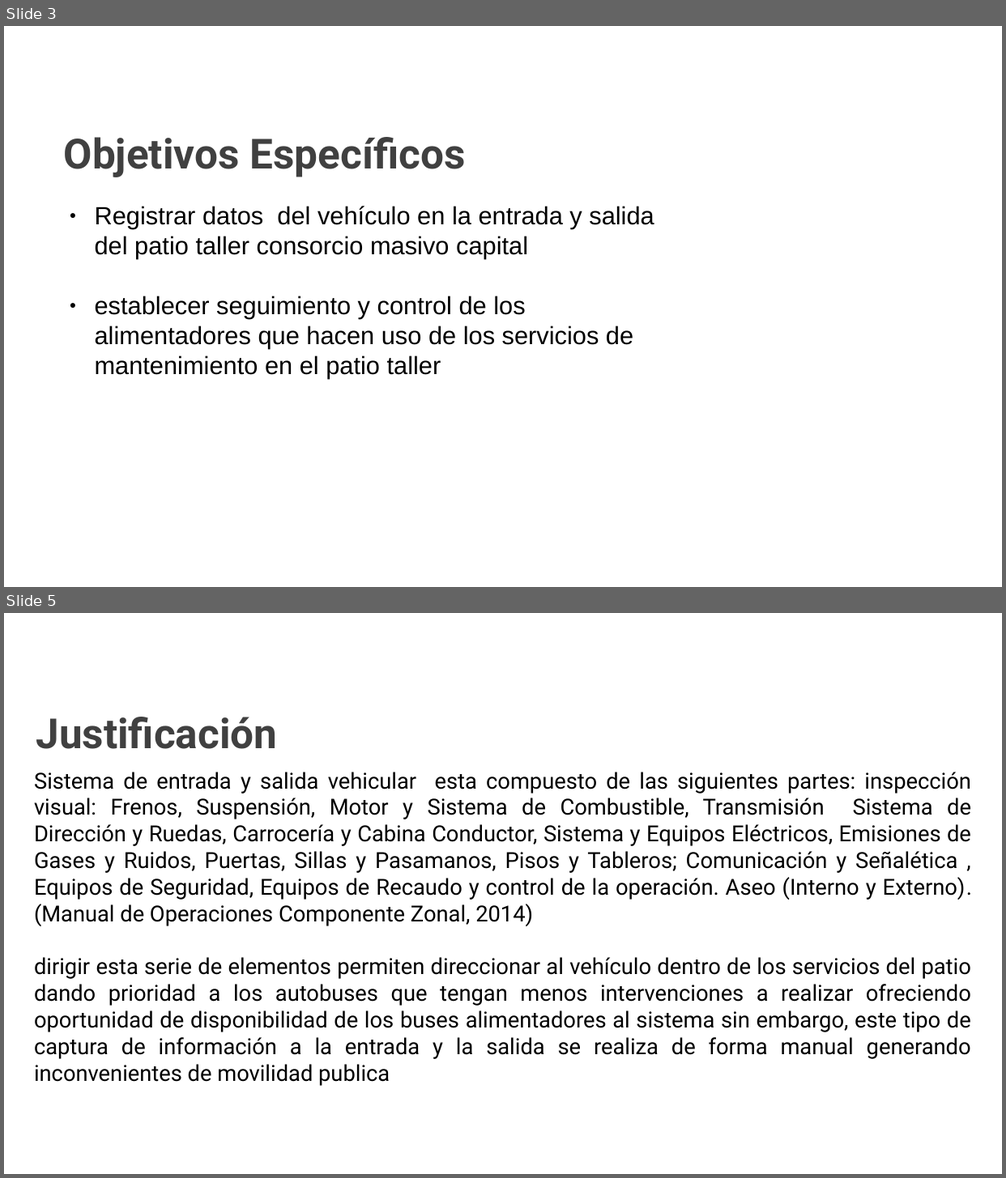
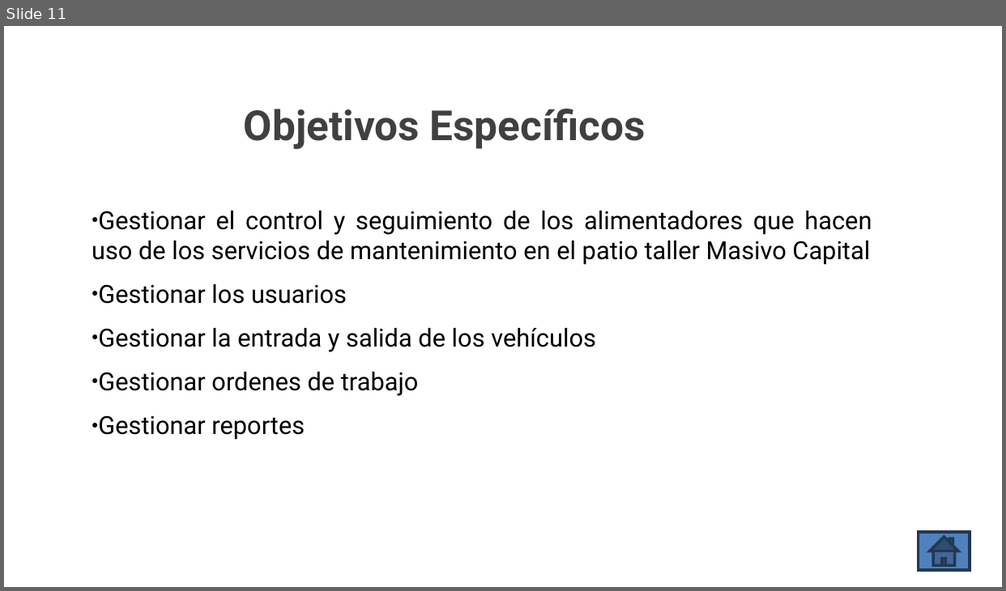
Before and after one commit to Mmartinez951/Desarrollo_Final_EntryMC, a slide deck: 1.Docs/Trimestre I/Presentación EntryMC.pptx. Shown one above the other, each under a label of ours: slides 3 and 5 before the commit, slide 11 after it; the slides between them are not shown. The pictures are 1006x1178 and 1006x591 pixels, drawn with LibreOffice and Linux fonts; fonts in the diff are those of the drawing; background and template pictures are left out. Boxes give left, top, right and bottom in pixels: in the first picture for what was removed or moved away, otherwise in the second. Text is boxed around its words. In the diff, an @@ line names an element or a change of style, - is before the commit and + after.

```diff
--- a/1.Docs/Trimestre I/Presentación EntryMC.pptx
+++ b/1.Docs/Trimestre I/Presentación EntryMC.pptx
@@ slide 5 removed at [4, 613, 1002, 1174], background picture (left out) @@
@@ text removed at [36, 717, 277, 749] @@
-Justificación
@@ text removed at [34, 772, 972, 1086] @@
-Sistema de entrada y salida vehicular esta compuesto de las siguientes partes: inspección visual: Frenos, Suspensión, Motor y Sistema de Combustible, Transmisión Sistema de Dirección y Ruedas, Carrocería y Cabina Conductor, Sistema y Equipos Eléctricos, Emisiones de Gases y Ruidos, Puertas, Sillas y Pasamanos, Pisos y Tableros; Comunicación y Señalética , Equipos de Seguridad, Equipos de Recaudo y control de la operación. Aseo (Interno y Externo). (Manual de Operaciones Componente Zonal, 2014)
-dirigir esta serie de elementos permiten direccionar al vehículo dentro de los servicios del patio dando prioridad a los autobuses que tengan menos intervenciones a realizar ofreciendo oportunidad de disponibilidad de los buses alimentadores al sistema sin embargo, este tipo de captura de información a la entrada y la salida se realiza de forma manual generando inconvenientes de movilidad publica
@@ what was slide 3 is now slide 11 @@
@@ slide 11 changed as well @@
@@ title "Objetivos Específicos": place and size @@
-title "Objetivos Específicos" at [64, 137, 466, 177]
+title "Objetivos Específicos" at [244, 109, 646, 149]
@@ title "Objetivos Específicos" at [244, 109, 646, 149]: indent changed; line spacing 1 to 0.9; vertical alignment top to middle @@
@@ text at [91, 211, 872, 440]: text changed; font Arial to Roboto @@
-● Registrar datos del vehículo en la entrada y salida del patio taller consorcio masivo capital
-● establecer seguimiento y control de los alimentadores que hacen uso de los servicios de mantenimiento en el patio taller
+● Gestionar el control y seguimiento de los alimentadores que hacen uso de los servicios de mantenimiento en el patio taller Masivo Capital
+● Gestionar los usuarios
+● Gestionar la entrada y salida de los vehículos
+● Gestionar ordenes de trabajo
+● Gestionar reportes
@@ action button home added at [918, 532, 969, 570], fill #4F81BD, outline #233953 2 pt @@
```
Also in this commit, not shown: 5 other slides changed, 20 slides added, 3 other slides removed.
